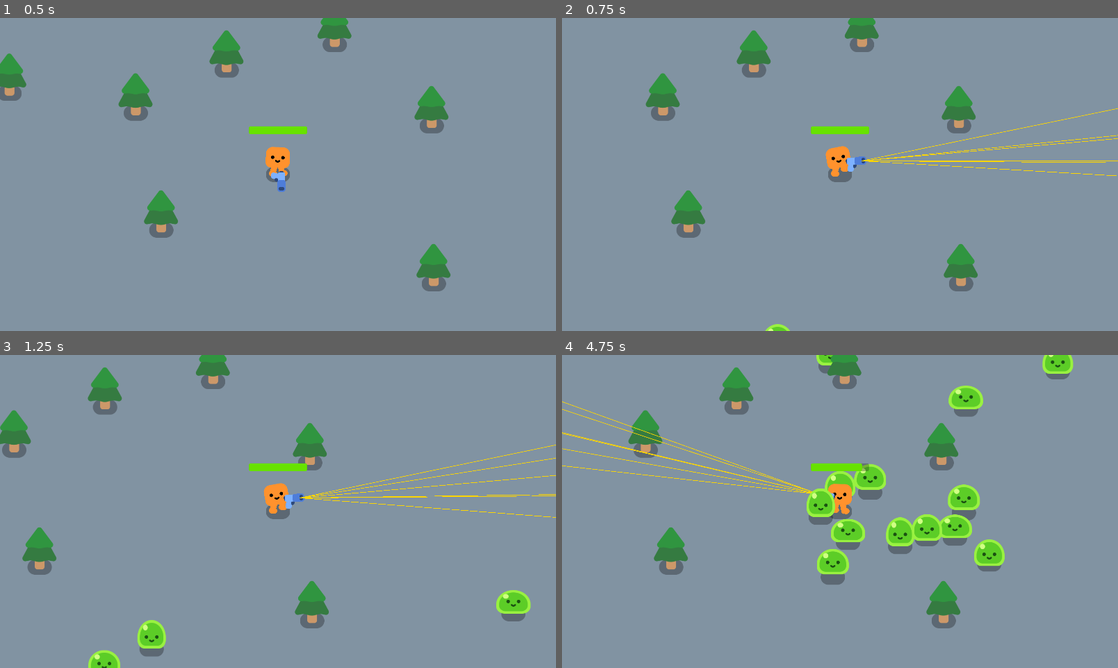
Above: before the commit, frames 1-4 (two rows, left to right).
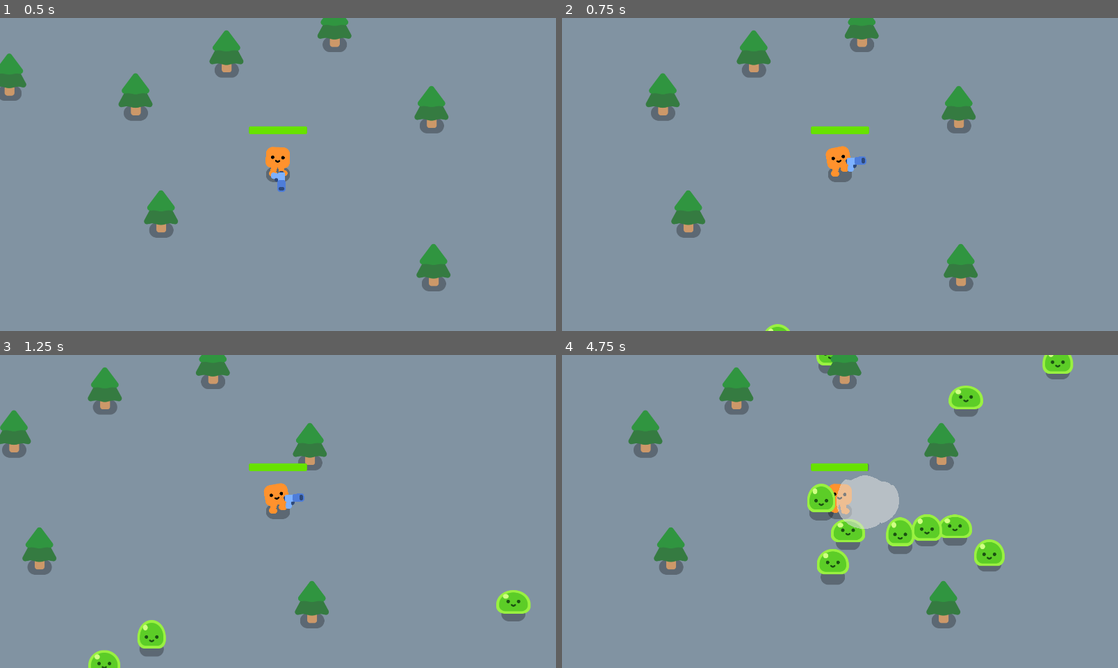
Above: after the commit, the same moments.

Repository: Technostalgic/csci4140-hw2
Game: Godot game, scene res://obj/levels/game.tscn
The game is run twice, just before and just after one commit, with the same random seed, the same clock (stepped at 60 frames per second) and the same inputs. Sound files missing from this copy of the repository are replaced by a short silence.
Inputs (mouse positions are in pixels of both pictures, inside the frame that each line leads up to):
- Up to frame 1 (0.5 s): no input
- Up to frame 2 (0.75 s): tap Enter at 0.5 s; move the mouse to (962, 158) at 0.52 s; press the mouse at (962, 158) at 0.53 s; hold D (move_right) from 0.53 s (still down)
- Up to frame 3 (1.25 s): keep holding D (move_right)
- Up to frame 4 (4.75 s): move the mouse to (728, 527) at 1.27 s; release D (move_right) at 1.28 s; release the mouse at (728, 527) at 1.28 s; hold S (move_down) 1.28-2.03 s; click (728, 527) at 1.35 s; move the mouse to (895, 442) at 2.02 s; press the mouse at (895, 442) at 2.03 s; hold D (move_right) 2.03-2.78 s; move the mouse to (812, 574) at 2.77 s; release the mouse at (812, 574) at 2.78 s; hold W (move_up) 2.78-3.53 s; click (812, 574) at 2.85 s; move the mouse to (1006, 558) at 3.52 s; press the mouse at (1006, 558) at 3.53 s; hold A (move_left) from 3.53 s (still down); move the mouse to (673, 464) at 4.27 s; release the mouse at (673, 464) at 4.28 s; click (673, 464) at 4.35 s

Frame 1 is identical in both runs. In frame 2, 0.5% of the frame differs, in the area x 53-100%, y 28-51%; in frame 3, 0.5%; in frame 4, 3.3%, in the area x 0-76%, y 14-56%.

Commit message:
add shotgun damage and collision detection

Diff:
--- a/obj/weapon/shotgun.tscn
+++ b/obj/weapon/shotgun.tscn
@@ -1,13 +1,17 @@
 [gd_scene format=3 uid="uid://cwyjwkmbi18nf"]
 
 [ext_resource type="Script" uid="uid://pyxu55nhookm" path="res://src/weapon/shotgun.gd" id="1_36h01"]
+[ext_resource type="PackedScene" uid="uid://kcl4efkvrany" path="res://obj/effects/impact.tscn" id="2_41mpv"]
 [ext_resource type="Texture2D" uid="uid://coon1w77o334i" path="res://content/gfx/pistol.png" id="4_owrpd"]
 
-[node name="Shotgun" type="Node2D" unique_id=1703651934 node_paths=PackedStringArray("projectile_spawnpoint", "fire_timer")]
+[node name="Shotgun" type="Node2D" unique_id=1703651934 node_paths=PackedStringArray("raycast", "projectile_spawnpoint", "fire_timer")]
 script = ExtResource("1_36h01")
+raycast = NodePath("Raycast")
+damage = 0.5
+environmental_impact_effect = ExtResource("2_41mpv")
 projectile_spawnpoint = NodePath("WeaponAnchor/ShotgunGraphic/ProjectileSpawnpoint")
 fire_timer = NodePath("FireTimer")
-fire_rate = 0.05
+fire_rate = 0.25
 metadata/_custom_type_script = "uid://pyxu55nhookm"
 
 [node name="FireTimer" type="Timer" parent="." unique_id=466582412]
@@ -23,3 +27,7 @@
 
 [node name="ProjectileSpawnpoint" type="Marker2D" parent="WeaponAnchor/ShotgunGraphic" unique_id=1161980563]
 position = Vector2(20, -10)
+
+[node name="Raycast" type="RayCast2D" parent="." unique_id=448148110]
+collision_mask = 2
+hit_from_inside = true
--- a/src/weapon/shotgun.gd
+++ b/src/weapon/shotgun.gd
@@ -1,31 +1,40 @@
 class_name Shotgun
 extends Gun
 
+@export var raycast: RayCast2D = null
 @export var bullets_per_shot: int = 6
-@export_flags_2d_physics var enemy_mask: int = 2
 @export var spread: float = PI / 8
 @export_range(0, 1) var evenly_spread_factor: float = 0.8
-
-var _debug_lines: Array[Line2D] = []
+@export var weapon_range: float = 1000
+@export var damage: float = 1
+@export var environmental_impact_effect: PackedScene = null
 
 func _fire_shot(direction: float):
-	var line := Line2D.new()
-	line.points = PackedVector2Array([
-		Vector2.ZERO,
-		Vector2(1000, 0)
-	])
-	line.width = 2
-	line.default_color = Color("gold")
-	add_child(line)
-	line.global_position = projectile_spawnpoint.global_position
-	line.global_rotation = direction
-	_debug_lines.push_back(line)
+	var endpoint = Vector2.from_angle(direction - projectile_spawnpoint.global_rotation) * weapon_range
+	raycast.target_position = endpoint
+	raycast.force_raycast_update()
+
+	if raycast.is_colliding():
+		var hit_obj := raycast.get_collider()
+		if hit_obj is Mob:
+			var mob := hit_obj as Mob
+			if mob.health <= 0:
+				raycast.add_exception(mob)
+				_fire_shot(direction)
+				return
+			mob.take_damage(damage)
+
+		var impact := environmental_impact_effect.instantiate() as Node2D
+		get_tree().root.add_child(impact)
+		impact.global_position = raycast.get_collision_point()
 
 func fire():
-	for line in _debug_lines:
-		line.queue_free()
-	_debug_lines.clear()
 
+	# reset the raycast
+	raycast.clear_exceptions()
+	raycast.global_position = projectile_spawnpoint.global_position
+
+	# fire a bullet across a random spread for each bullet in bullets_per_shot
 	var spread_delta := (spread * evenly_spread_factor) / bullets_per_shot as float
 	for i in range(bullets_per_shot):
 		var direction_offset := (i - bullets_per_shot * 0.5 + 0.5) * spread_delta
